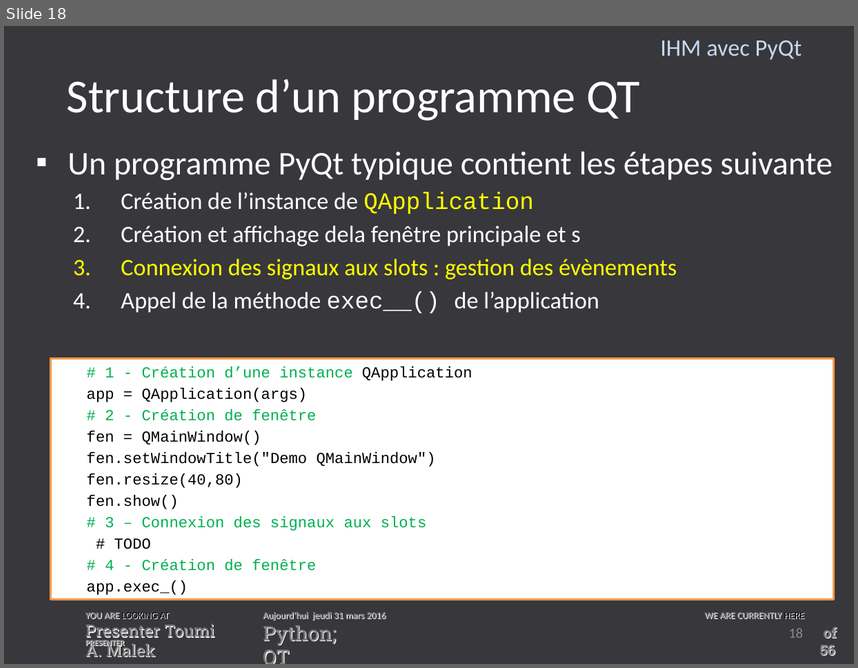
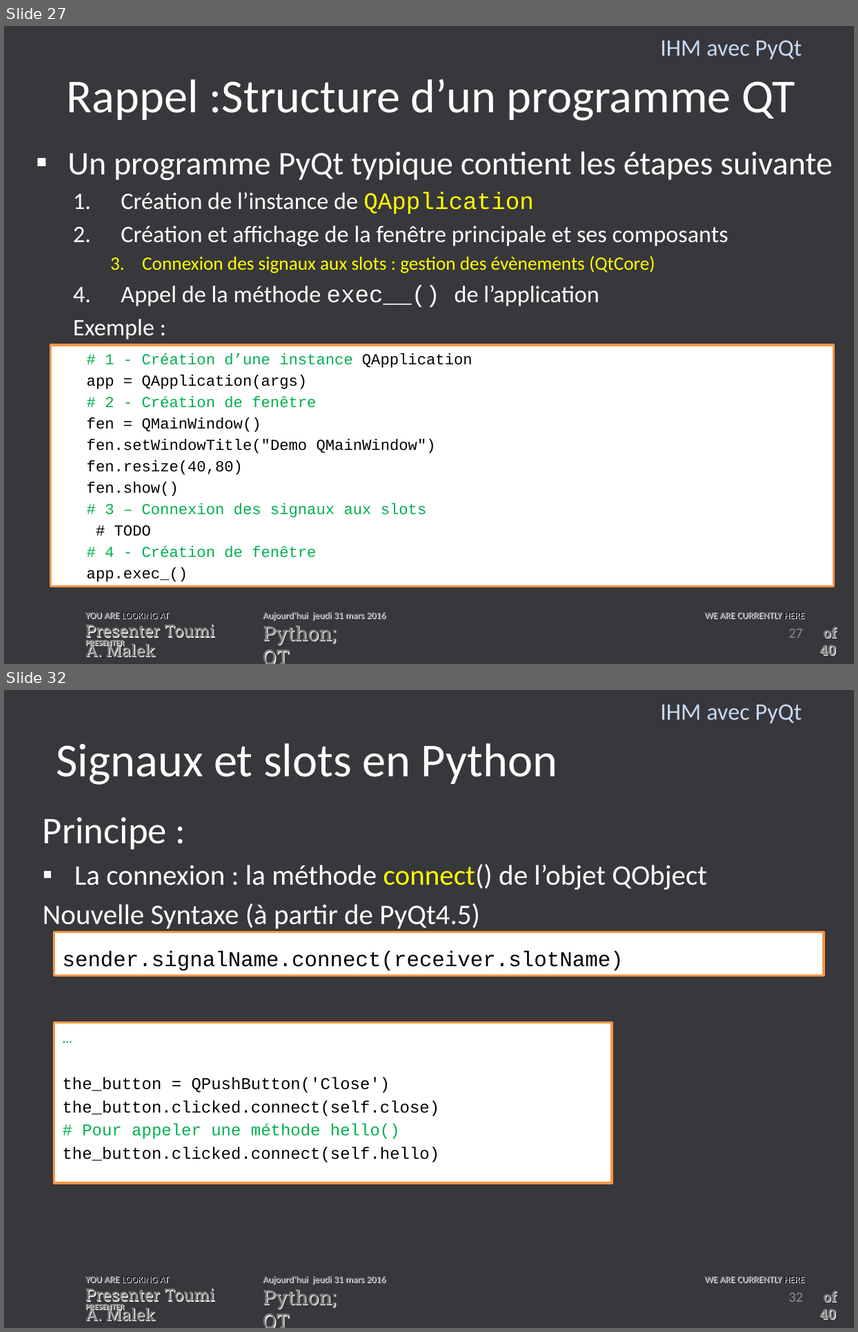
Before and after one commit to toumiab/Trans_python, a slide deck: Les_transparent/IHM_Python.pptx. Shown one above the other, each under a label of ours: slide 18 before the commit, slides 27 and 32 after it; the slides between them are not shown. The pictures are 858x668 and 858x1332 pixels, drawn with LibreOffice and Linux fonts; fonts in the diff are those of the drawing; background and template pictures are left out. Boxes give left, top, right and bottom in pixels: in the first picture for what was removed or moved away, otherwise in the second. Text is boxed around its words. In the diff, an @@ line names an element or a change of style, - is before the commit and + after.

```diff
--- a/Les_transparent/IHM_Python.pptx
+++ b/Les_transparent/IHM_Python.pptx
@@ slide 32 added at bbox=[4, 690, 854, 1328], background #38373B; not listed: 7 template elements that a slide beside it also shows @@
@@ text added at bbox=[660, 704, 802, 724], 20 pt, text #C6D9F1 @@
+IHM avec PyQt
@@ title added at bbox=[56, 743, 558, 785], 40 pt, text #FFFFFF @@
+Signaux et slots en Python
@@ text added at bbox=[43, 817, 707, 931], 24 pt, text #FFFFFF @@
+Principe :
+▪ La connexion : la méthode connect() de l’objet QObject
+Nouvelle Syntaxe (à partir de PyQt4.5)
@@ rectangle added at bbox=[54, 931, 824, 975], fill #FFFFFF, outline #F79646 2 pt, 18 pt, text #000000 @@
+sender.signalName.connect(receiver.slotName)
@@ rectangle added at bbox=[54, 1023, 613, 1183], fill #FFFFFF, outline #F79646 2 pt, 14 pt, text #000000 @@
+…
+the_button = QPushButton('Close')
+the_button.clicked.connect(self.close)
+# Pour appeler une méthode hello()
+the_button.clicked.connect(self.hello)
@@ page number added at bbox=[789, 1292, 803, 1301], 12 pt, text #8C8C8C @@
+32
@@ what was slide 18 is now slide 27 @@
@@ slide 27 changed as well @@
@@ title at bbox=[67, 79, 795, 121]: text changed @@
-Structure d’un programme QT
+Rappel :Structure d’un programme QT
@@ text at bbox=[121, 225, 728, 273]: text changed; size 20 to 16 pt @@
-  2. Création et affichage dela fenêtre principale et s
-  3. Connexion des signaux aux slots : gestion des évènements
+  2. Création et affichage de la fenêtre principale et ses composants
+    3. Connexion des signaux aux slots : gestion des évènements (QtCore)
@@ text at bbox=[73, 319, 154, 339]: paragraph added @@
+  Exemple :
@@ rectangle "# 1 - Création d’une ...": place and size @@
-rectangle "# 1 - Création d’une ..." at bbox=[51, 359, 833, 599]
+rectangle "# 1 - Création d’une ..." at bbox=[51, 345, 833, 586]
@@ page number at bbox=[789, 628, 803, 637]: text changed @@
-18
+27
@@ text at bbox=[820, 626, 836, 655]: text changed @@
-of 56
+of 40
```
Also in this commit, not shown: 19 other slides changed, 19 other slides added, 6 slides removed, 1 other file.
